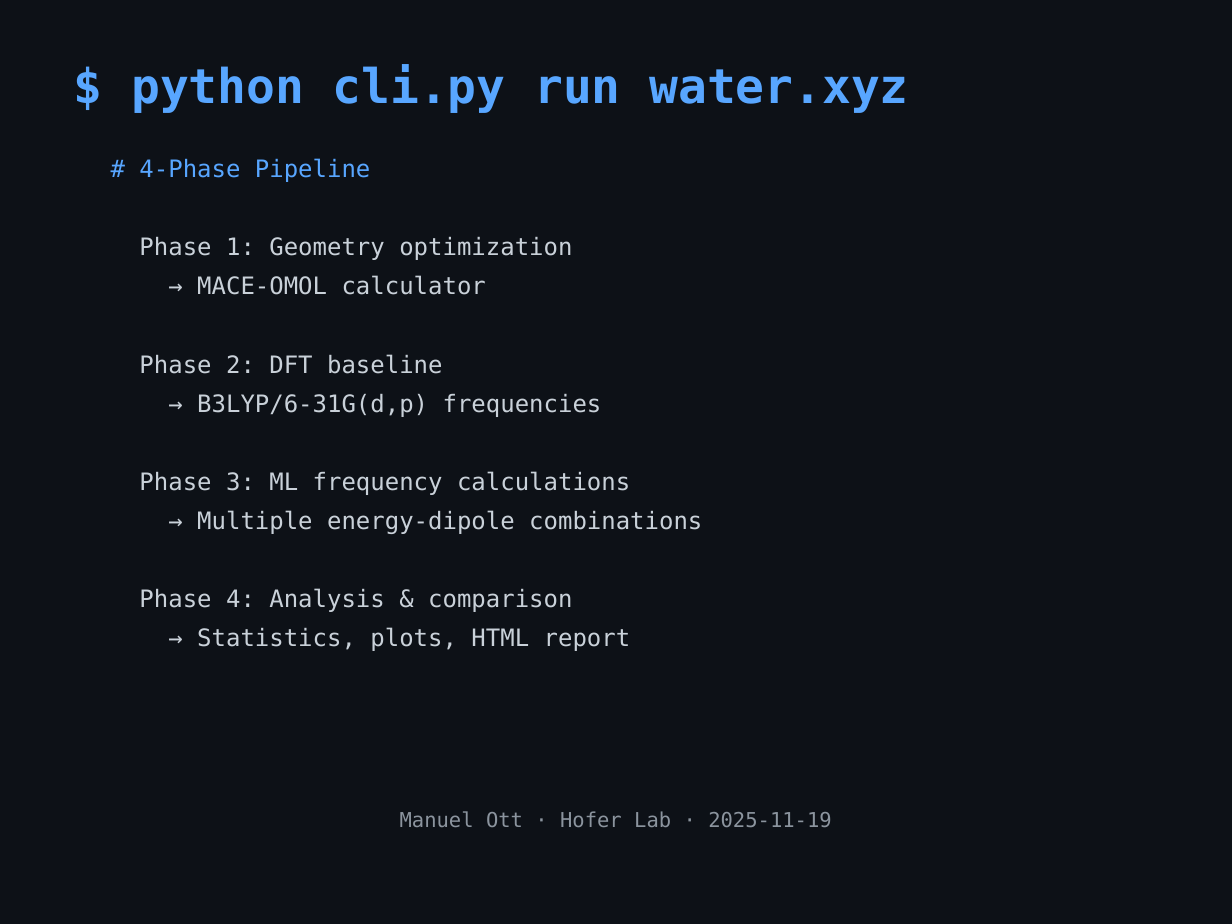
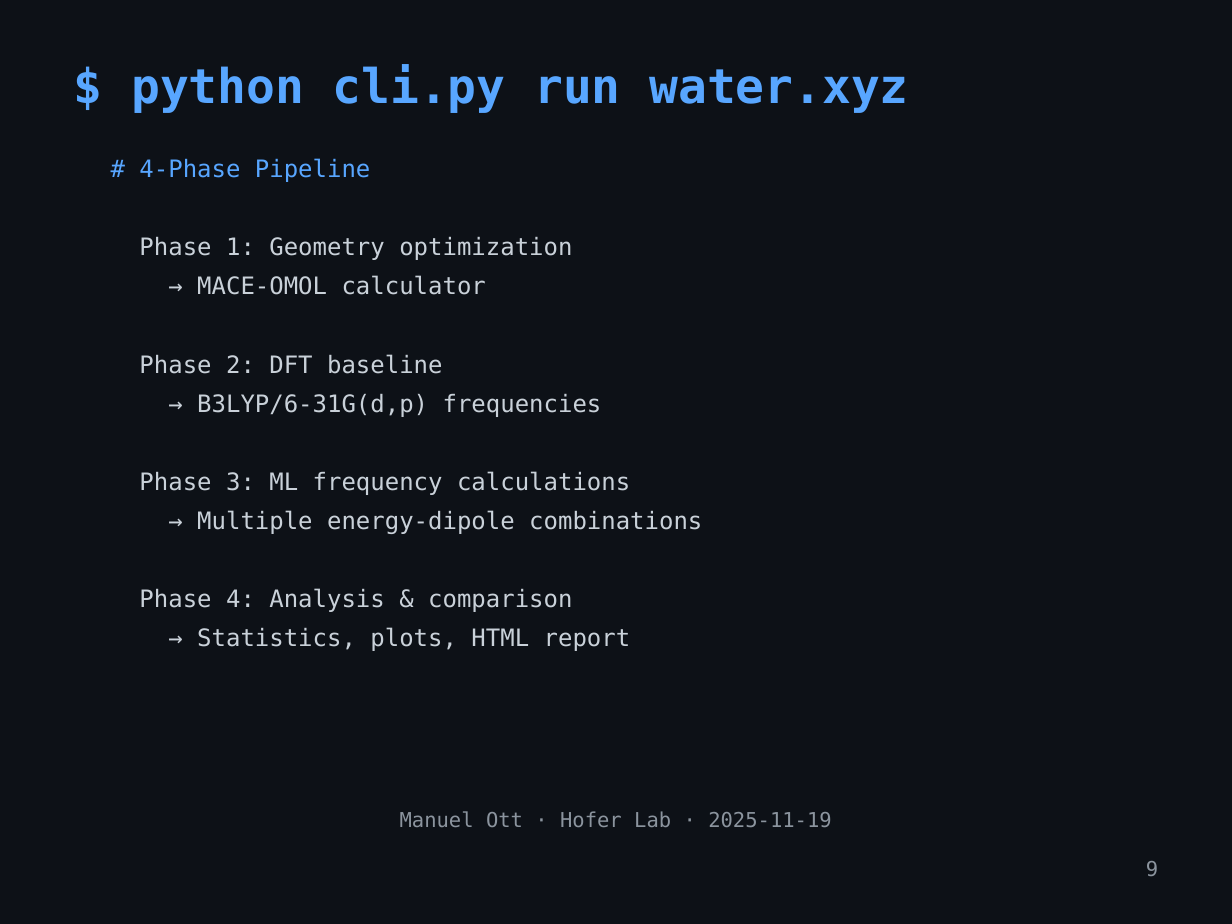
Before and after one commit to mott91/mace_gaussian_interface, a slide deck: slide 10 of presentation/mace_gaussian_presentation.pptx. Drawn at 1232x924 pixels with LibreOffice and Linux fonts; fonts in the diff are those of the drawing. Boxes give left, top, right and bottom in pixels: in the first picture for what was removed or moved away, otherwise in the second. Text is boxed around its words. In the diff, an @@ line names an element or a change of style, - is before the commit and + after.

```diff
--- a/presentation/mace_gaussian_presentation.pptx
+++ b/presentation/mace_gaussian_presentation.pptx
@@ text added at [1146, 861, 1158, 876], 12 pt, text #8B949E @@
+9
```
Also in this commit, not shown: 9 other slides changed, 3 other files.
